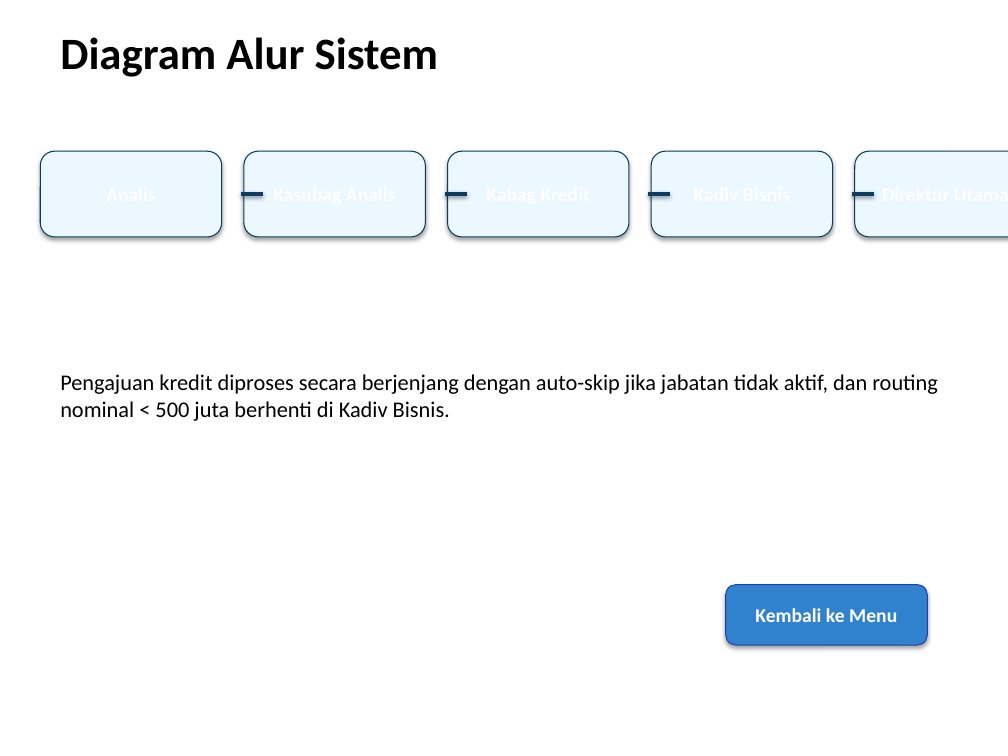
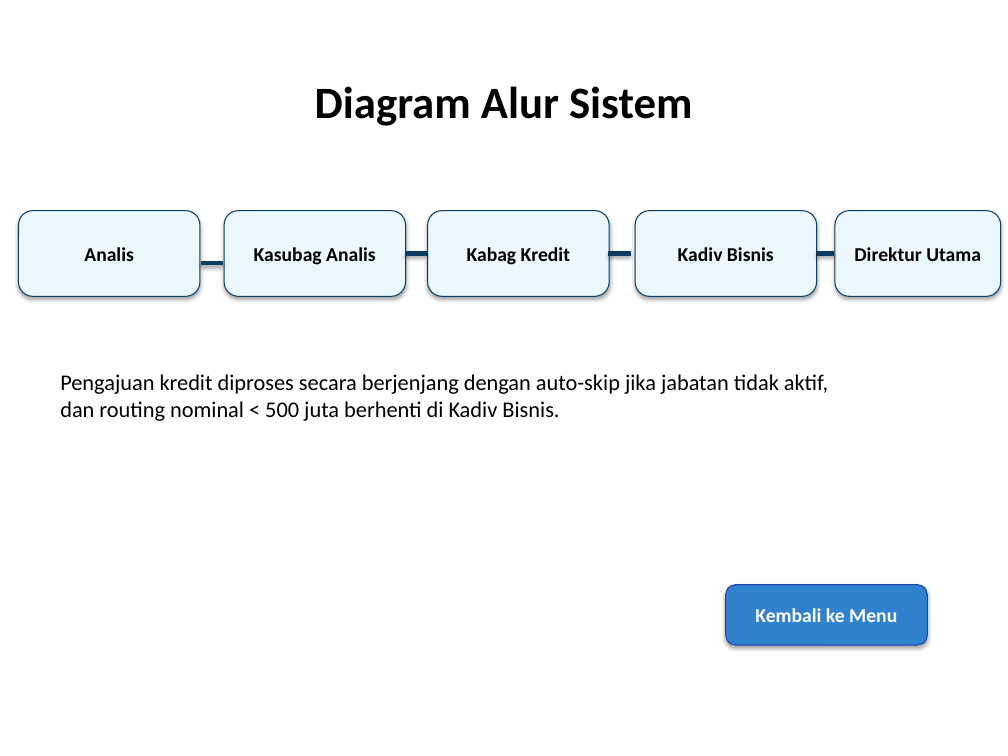
Before and after one commit to Rafiadi28/andrian, a slide deck: slide 8 of Alur_Sistem_Aplikasi_Kredit_Interaktif.pptx. Drawn at 1008x756 pixels with LibreOffice and Linux fonts; fonts in the diff are those of the drawing. Boxes give left, top, right and bottom in pixels: in the first picture for what was removed or moved away, otherwise in the second. Text is boxed around its words. In the diff, an @@ line names an element or a change of style, - is before the commit and + after.

```diff
--- a/Alur_Sistem_Aplikasi_Kredit_Interaktif.pptx
+++ b/Alur_Sistem_Aplikasi_Kredit_Interaktif.pptx
@@ text "Diagram Alur Sistem": place and size @@
-text "Diagram Alur Sistem" at <box>60,37,438,77</box>
+text "Diagram Alur Sistem" at <box>315,86,692,126</box>
@@ text "Diagram Alur Sistem" at <box>315,86,692,126</box>: alignment left to centre @@
@@ rounded rectangle removed at <box>40,151,222,237</box> @@
@@ rounded rectangle removed at <box>244,151,425,237</box> @@
@@ rounded rectangle removed at <box>448,151,629,237</box> @@
@@ rounded rectangle removed at <box>651,151,833,237</box> @@
@@ rounded rectangle removed at <box>855,151,1008,237</box> @@
@@ rounded rectangle added at <box>18,211,200,296</box>, fill #EBF8FF, outline #0D3C61 0.75 pt, 14 pt, text #000000, bold @@
+Analis
@@ rounded rectangle added at <box>224,211,405,296</box>, fill #EBF8FF, outline #0D3C61 0.75 pt, 14 pt, text #000000, bold @@
+Kasubag Analis
@@ rounded rectangle added at <box>427,211,609,296</box>, fill #EBF8FF, outline #0D3C61 0.75 pt, 14 pt, text #000000, bold @@
+Kabag Kredit
@@ rounded rectangle added at <box>635,211,816,296</box>, fill #EBF8FF, outline #0D3C61 0.75 pt, 14 pt, text #000000, bold @@
+Kadiv Bisnis
@@ rounded rectangle added at <box>835,211,1000,296</box>, fill #EBF8FF, outline #0D3C61 0.75 pt, 14 pt, text #000000, bold @@
+Direktur Utama
@@ line moved from (241, 195) - (263, 195) to (202, 263) - (224, 263) @@
@@ line moved from (445, 195) - (467, 195) to (405, 253) - (427, 253) @@
@@ line moved from (648, 195) - (670, 195) to (609, 253) - (631, 253) @@
@@ line moved from (852, 195) - (874, 195) to (816, 253) - (835, 253) @@
@@ text at <box>60,374,828,421</box>: text changed @@
-Pengajuan kredit diproses secara berjenjang dengan auto-skip jika jabatan tidak aktif, dan routing nominal < 500 juta berhenti di Kadiv Bisnis.
+Pengajuan kredit diproses secara berjenjang dengan auto-skip jika jabatan tidak aktif,
+dan routing nominal < 500 juta berhenti di Kadiv Bisnis.
```
Also in this commit, not shown: 7 other slides changed, 7 other files.
